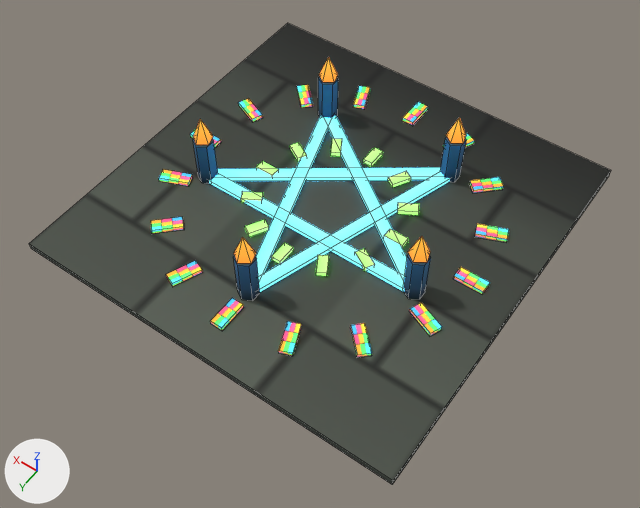
The FBX model products/village_kit_grimforge_occult_v1/models_fbx/summoning_circle.fbx as it was, and as the next commit left it.
Camera for both pictures: a 50 mm lens placed at (-1.27, 1.85, 2.6), pointed at (-0.09, 0.2, 0.0). Every picture has the same lights, and +X, +Y and +Z are marked at lower left. The picture after the commit comes second. Mesh edges are drawn as thin lines. Where no turn or scale is listed for an object, it has been applied to the vertices.

Names of what the first picture shows: 'summoning_circle'.
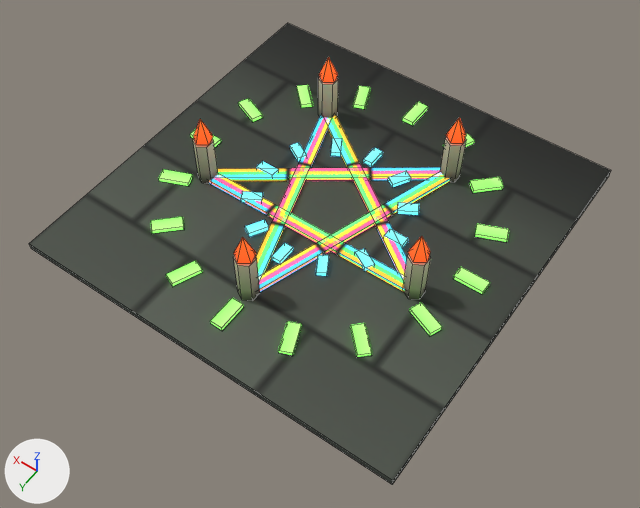
What differs and where, as boxes [x1, y1, x2, y2] in the pictures (640 x 508 px):
'summoning_circle', surface changed: [147, 56, 513, 361] in both
part 1 of me_cube_224, surface changed: [151, 57, 509, 357] in both

The change, as a diff of the scene's bpy script:
```diff
--- a/products/village_kit_grimforge_occult_v1/models_fbx/summoning_circle.fbx.py
+++ b/products/village_kit_grimforge_occult_v1/models_fbx/summoning_circle.fbx.py
@@ mat_kit_atlas_mat @@
 n0 = _N.new('ShaderNodeBsdfPrincipled'); n0.name = 'Principled BSDF'
 n0.inputs[2].default_value = 0.9  # 'Roughness'
-n0.inputs[28].default_value = 2.2  # 'Emission Strength'
+n0.inputs[28].default_value = 1.6  # 'Emission Strength'
 n1 = _N.new('ShaderNodeOutputMaterial'); n1.name = 'Material Output'
@@ me_cube_224 @@
 me_cube_224.from_pydata(...)  # 362 vertices, 274 faces; spans x -0.8..0.8, y -0.8..0.8, z -0.02..0.33
 # used by ob_summoning_circle; location = (0.0, 0.0, 0.015)
+# me_cube_224 part 1: texture (UV) coordinates of 268 of 274 faces, centred in x -0.68..0.68, y -0.68..0.68, z 0.01..0.26, changed; they spanned u 0.13..1.0, v 0.5..0.99 and now span u 0.0..0.75, v 0.5..0.99
 me_cube_224.materials.append(mat_kit_atlas_mat)
```
